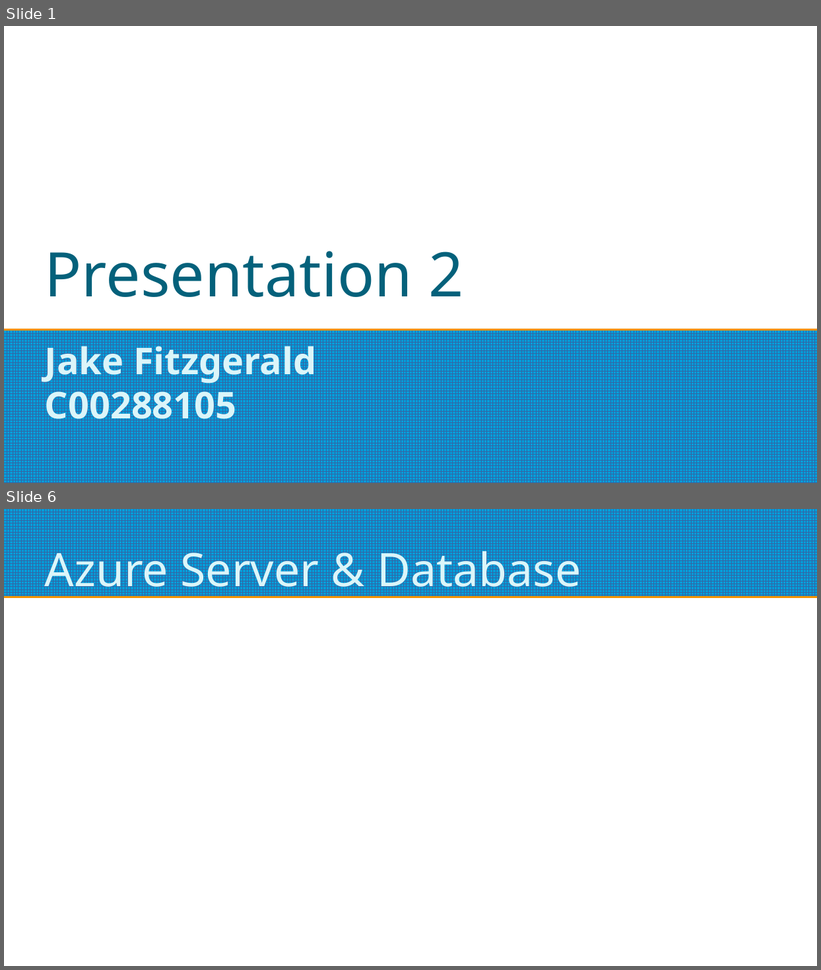
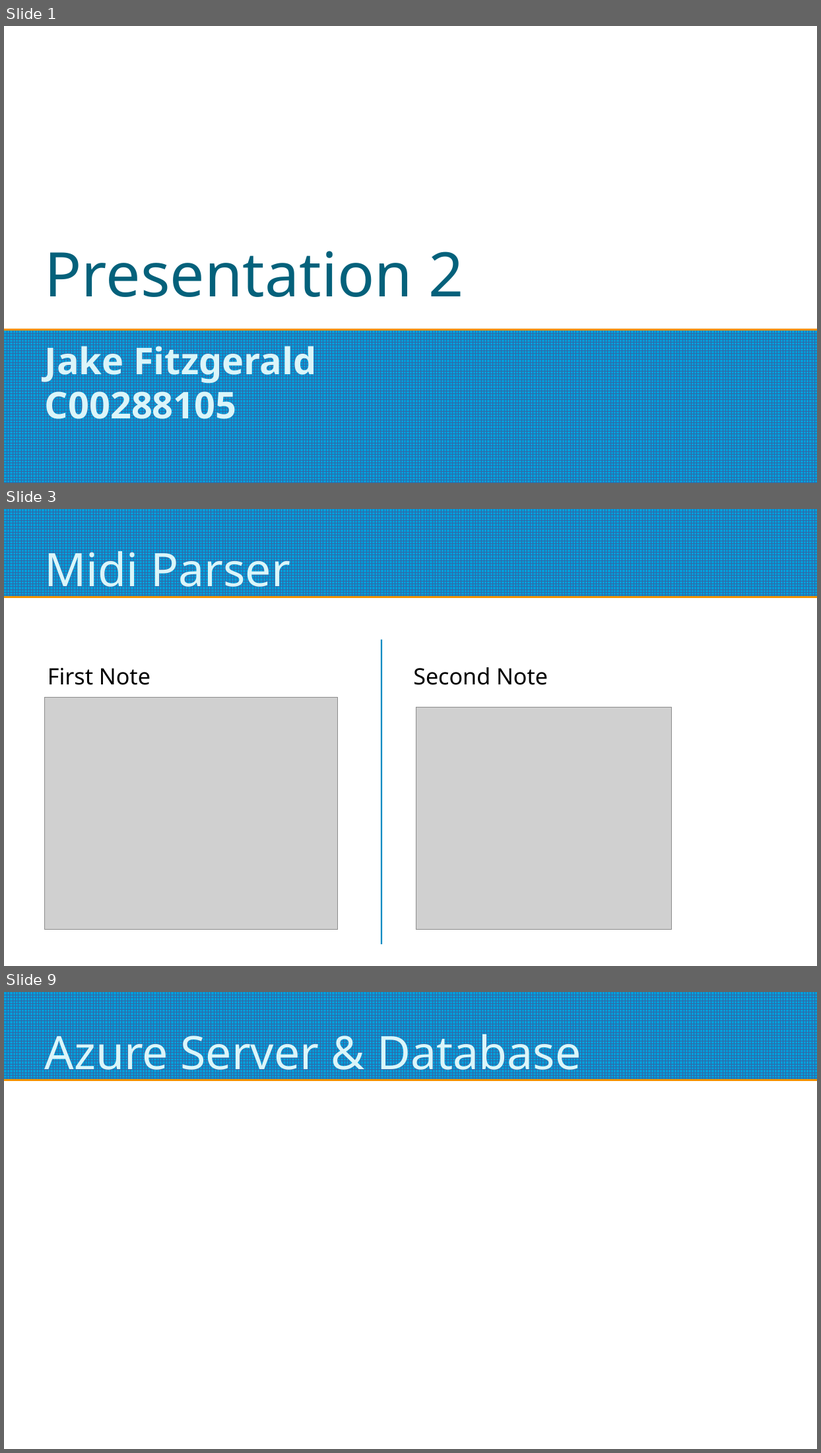
Before and after one commit to Jake-Fitzgerald/4th_year_final_project, a slide deck: Documents/Presentations/Capstone Project Presentation 2.odp. Shown one above the other, each under a label of ours: slides 1 and 6 before the commit, slides 1, 3 and 9 after it; the slides between them are not shown. The pictures are 821x970 and 821x1453 pixels, drawn with LibreOffice and Linux fonts; fonts in the diff are those of the drawing; grey boxes stand for pictures. Boxes give left, top, right and bottom in pixels: in the first picture for what was removed or moved away, otherwise in the second. Text is boxed around its words. In the diff, an @@ line names an element or a change of style, - is before the commit and + after.

```diff
--- a/Documents/Presentations/Capstone Project Presentation 2.odp
+++ b/Documents/Presentations/Capstone Project Presentation 2.odp
@@ slide 3 added at <box>4,509,817,966</box>, background #FFFFFF; not listed: 1 template element that a slide beside it also shows @@
@@ title added at <box>45,543,290,598</box>, 45 pt, text #DBF5F9 @@
+Midi Parser
@@ line added from (382, 640) to (382, 945), #008AC2 1.42 pt @@
@@ text added at <box>48,668,151,685</box>, 22 pt, text #000000 @@
+First Note
@@ text added at <box>413,667,548,685</box>, 22 pt, text #000000 @@
+Second Note
@@ picture added at <box>44,698,338,930</box> @@
@@ picture added at <box>416,708,673,930</box> @@
@@ what was slide 6 is now slide 9 @@
```
Also in this commit, not shown: 3 slides changed, 4 other slides added, 1 slide removed, 46 other files.
